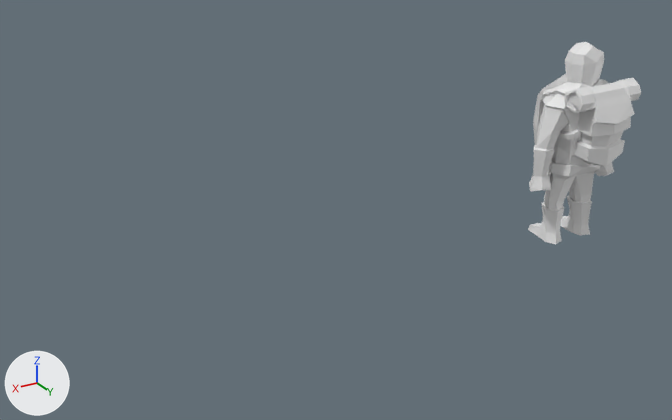
Renders of the Blender file Animations/MageIdle.blend from each side of a commit.
Rendered twice from a camera (50 mm lens) standing at (27.9, 26.9, 17.4) and looking at (11.6, -0.4, 3.7). Arrows for +X, +Y and +Z are at lower left; the lights stay in place.

The older version as bpy lines, for what is in view:
```python
me_cube_001 = bpy.data.meshes.new('Cube.001')
me_cube_001.from_pydata(...)  # 846 vertices, 1063 faces; spans x -2.36..2.36, y -2.16..2.23, z 0.11..8.74
ob_cube_002 = bpy.data.objects.new('Cube.002', me_cube_001)
ob_cube_002.location = (0.0, 0.0, 0.0)
_m = ob_cube_002.modifiers.new('Triangulate.001', 'TRIANGULATE')
_m.quad_method = 'BEAUTY'
```
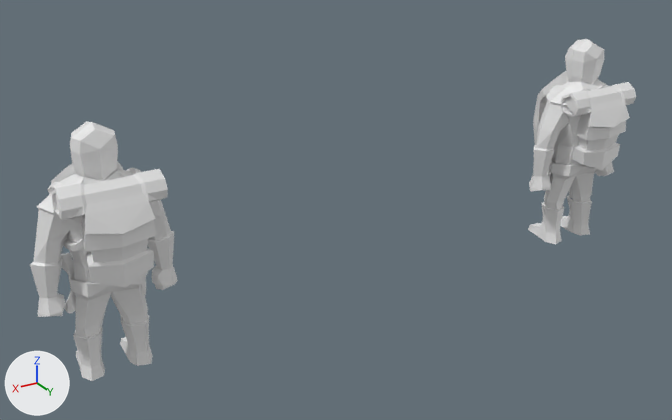
Where the change shows, as pixel boxes [x1, y1, x2, y2] in the pictures (672 x 420 px):
'Cube.000', added: after [30, 122, 178, 381]
'Cube.002', reshaped: before [528, 42, 641, 244]; after [528, 39, 636, 244]
part 1 of me_cube_001, added: after [560, 82, 636, 170]
part 2 of me_cube_001, cut back: before [538, 42, 641, 167]; after [538, 39, 609, 157]

The edits, one by one:
me_cube_001 is used by ob_cube_002; location (0.0, 0.0, 0.0).
me_cube_001 had 846 vertices, 1063 faces and spanned x -2.36..2.36, y -2.16..2.23, z 0.11..8.74.
me_cube_001 now has 715 vertices, 903 faces and spans x -2.36..2.36, y -2.16..1.95, z 0.11..8.86.
me_cube_001 part 1: a new loose piece of 122 vertices spanning x -1.72..1.59, y 0.46..1.95, z 3.48..7.06.
me_cube_001 part 2: 43 vertices moved from x -1.94..1.94, y -0.64..0.8, z 5.12..8.74 to x -1.74..1.74, y -0.64..0.83, z 5.21..8.86; 263 vertices removed from x -1.66..1.66, y -0.88..2.23, z 3.74..7.32; 34 vertices added at x -1.47..1.26, y -0.7..1.0, z 4.16..7.1.
Object 'Cube.000' (ob_cube_000) is new; it shows a copy of the mesh of ob_cube_002.
Its location is (20.43, 0.0, 0.0).
It gains a TRIANGULATE modifier named 'Triangulate.001'.
Modifier setting: quad_method = 'BEAUTY'.
